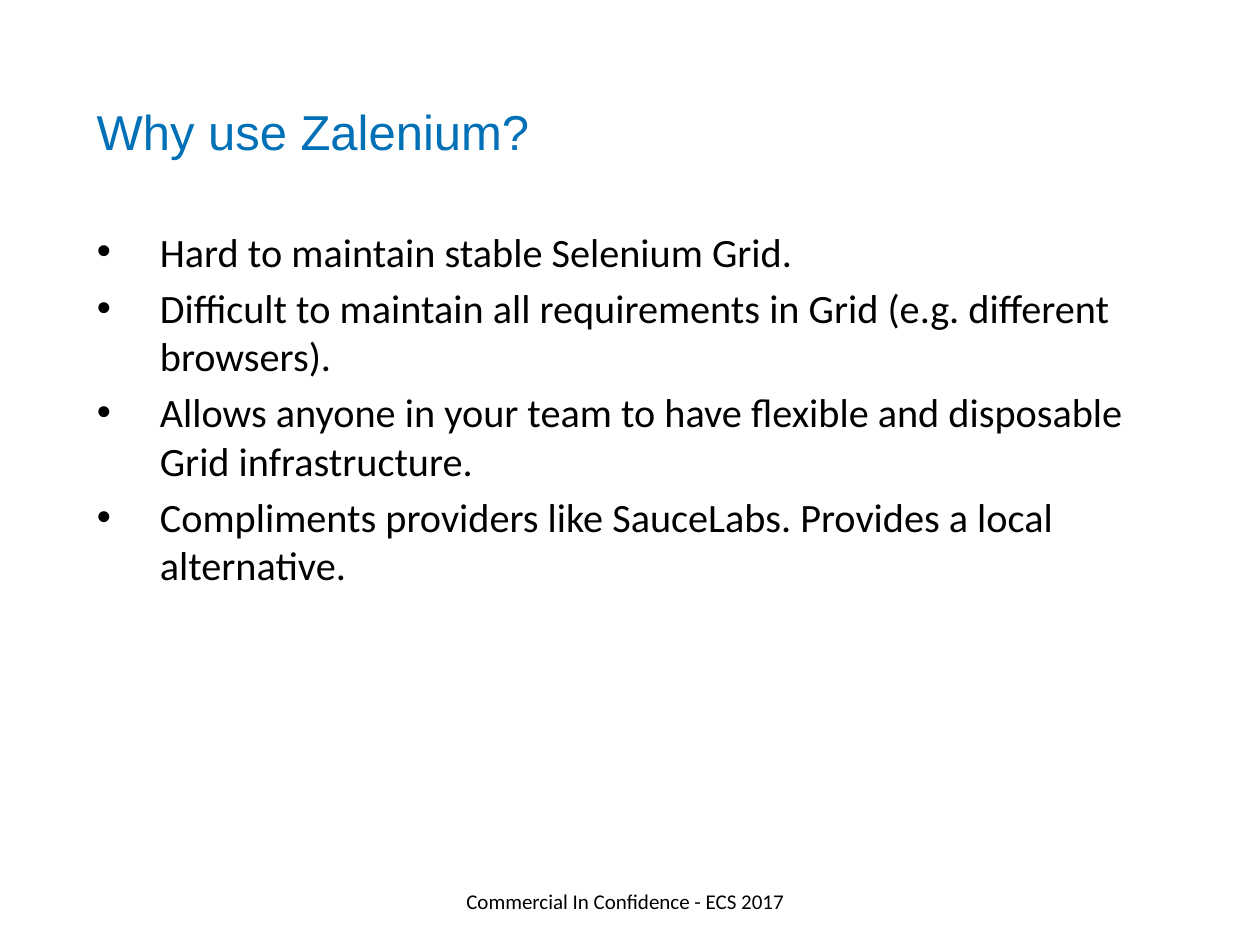
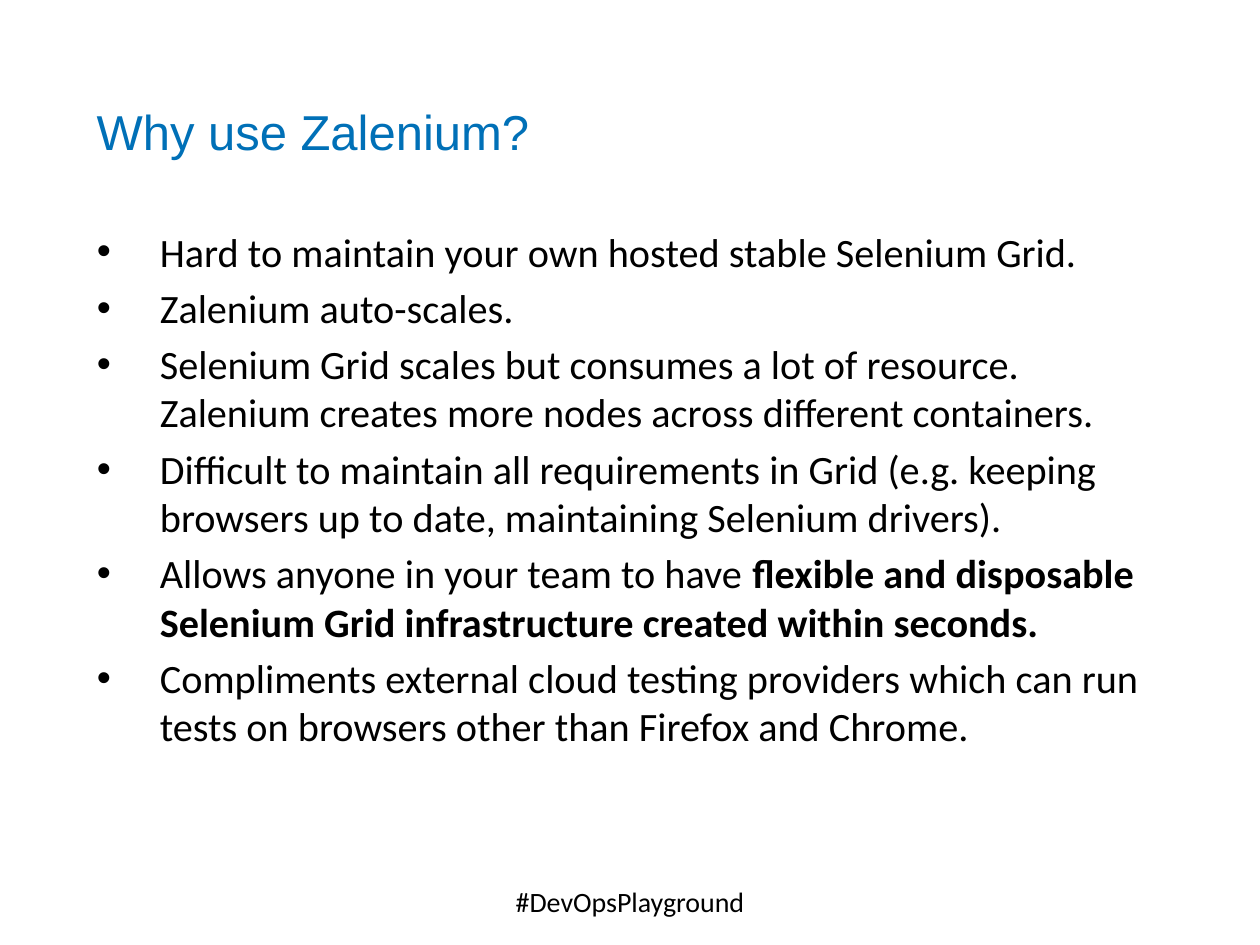
Before and after one commit to DevOpsPlayground/Hands-on-with-Selenium-Auto-Scaling-using-Docker-and-Zalenium, a slide deck: slide 7 of ECS_Digital_Template.pptx. Drawn at 1260x945 pixels with LibreOffice and Linux fonts; fonts in the diff are those of the drawing; background and template pictures are left out. Boxes give left, top, right and bottom in pixels: in the first picture for what was removed or moved away, otherwise in the second. Text is boxed around its words. In the diff, an @@ line names an element or a change of style, - is before the commit and + after.

```diff
--- a/ECS_Digital_Template.pptx
+++ b/ECS_Digital_Template.pptx
@@ text at [160, 239, 1138, 742]: text changed @@
-• Hard to maintain stable Selenium Grid.
-• Difficult to maintain all requirements in Grid (e.g. different browsers).
-• Allows anyone in your team to have flexible and disposable Grid infrastructure.
-• Compliments providers like SauceLabs. Provides a local alternative.
+• Hard to maintain your own hosted stable Selenium Grid.
+• Zalenium auto-scales.
+• Selenium Grid scales but consumes a lot of resource. Zalenium creates more nodes across different containers.
+• Difficult to maintain all requirements in Grid (e.g. keeping browsers up to date, maintaining Selenium drivers).
+• Allows anyone in your team to have flexible and disposable Selenium Grid infrastructure created within seconds.
+• Compliments external cloud testing providers which can run tests on browsers other than Firefox and Chrome.
@@ text at [516, 892, 744, 917]: text changed; size 12 to 16 pt @@
-Commercial In Confidence - ECS 2017
+#DevOpsPlayground
```
Also in this commit, not shown: 10 other slides changed, 2 slides added, 6 other files.
